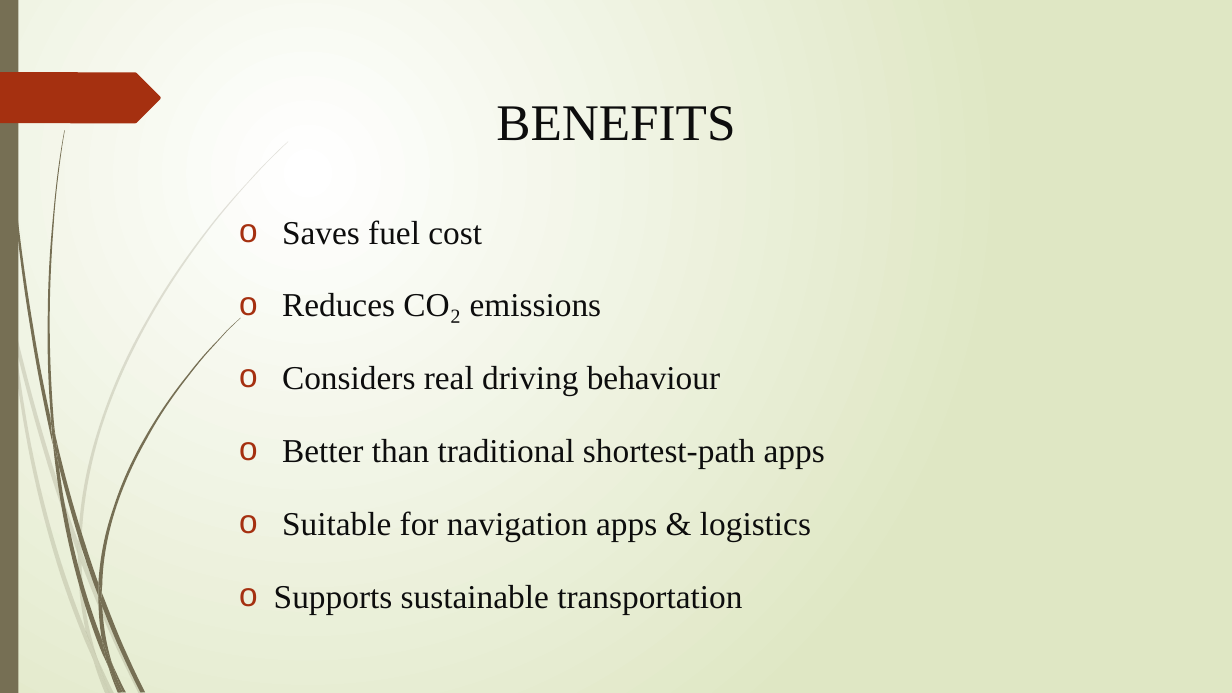
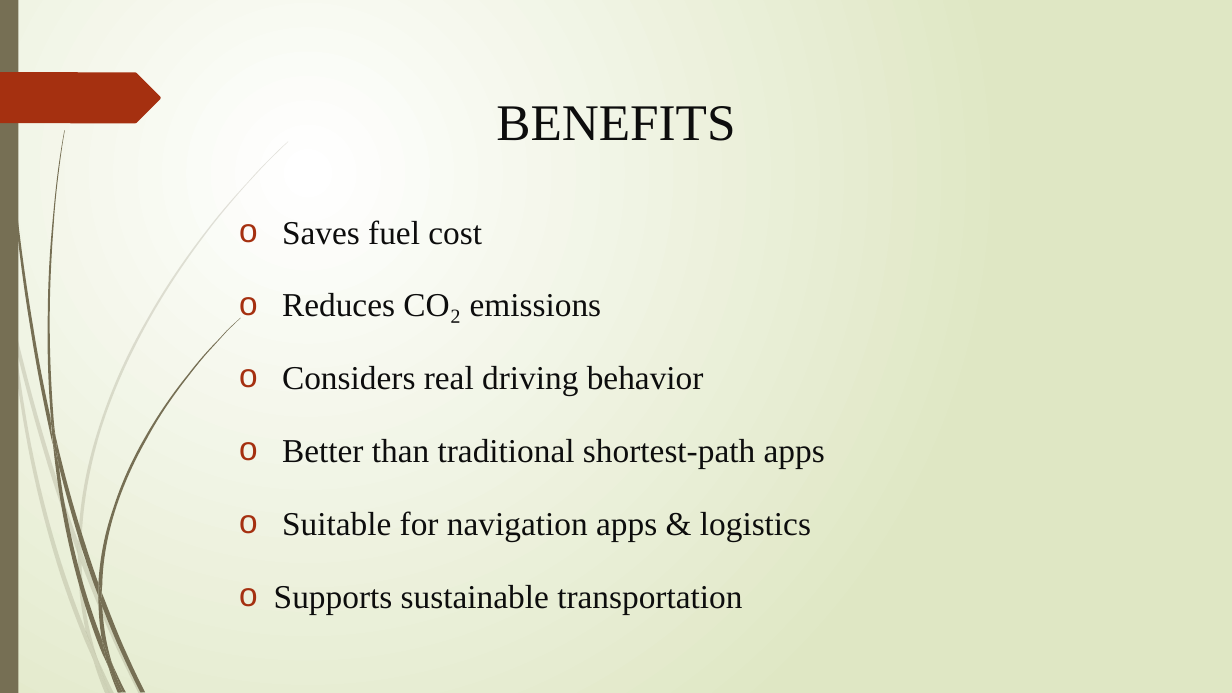
Before and after one commit to Ankit-Pramanick/Fuel_optimization, a slide deck: slide 11 of Project Report.pptx (slide 9 before the commit). Drawn at 1232x693 pixels with LibreOffice and Linux fonts; fonts in the diff are those of the drawing. Boxes give left, top, right and bottom in pixels: in the first picture for what was removed or moved away, otherwise in the second. Text is boxed around its words. In the diff, an @@ line names an element or a change of style, - is before the commit and + after.

```diff
--- a/Project Report.pptx
+++ b/Project Report.pptx
@@ text at (x1=282, y1=366, x2=704, y2=396): text changed @@
-o Considers real driving behaviour
+o Considers real driving behavior
```
Also in this commit, not shown: 5 other slides changed, 5 slides added, 1 slide removed.
